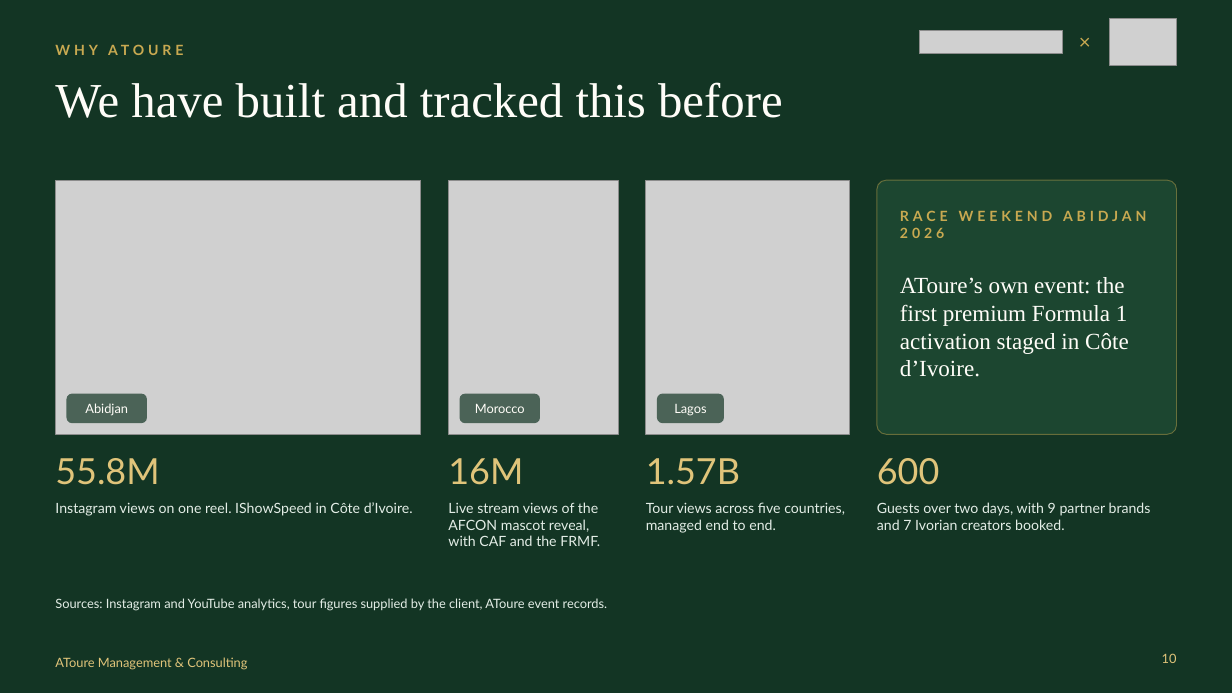
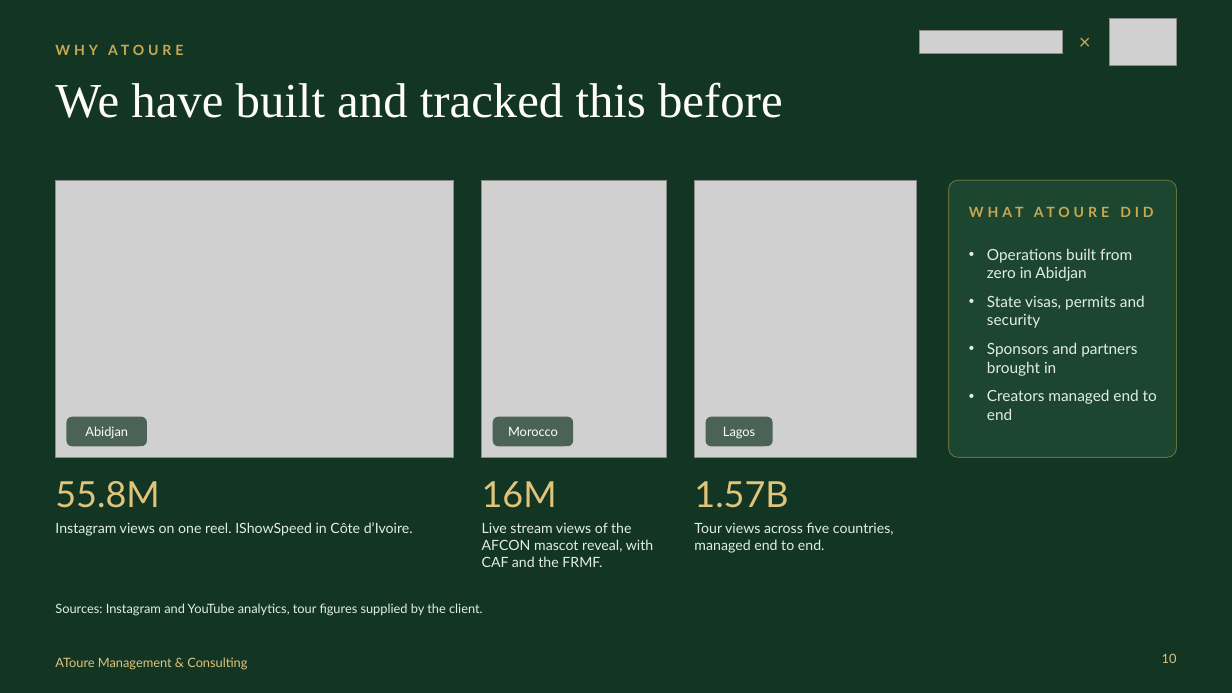
Before and after one commit to atoureconsulting/Mother-Africa, a slide deck: slide 10 of proposition-deck/AToure Mother Africa Festival Proposal.pptx. Drawn at 1232x693 pixels with LibreOffice and Linux fonts; fonts in the diff are those of the drawing; grey boxes stand for pictures; background and template pictures are left out. Boxes give left, top, right and bottom in pixels: in the first picture for what was removed or moved away, otherwise in the second. Text is boxed around its words. In the diff, an @@ line names an element or a change of style, - is before the commit and + after.

```diff
--- a/proposition-deck/AToure Mother Africa Festival Proposal.pptx
+++ b/proposition-deck/AToure Mother Africa Festival Proposal.pptx
@@ picture: place and size @@
-picture at (55, 180, 421, 434)
+picture at (55, 180, 454, 457)
@@ picture: place and size @@
-picture at (448, 180, 618, 434)
+picture at (482, 180, 666, 457)
@@ picture: place and size @@
-picture at (646, 180, 849, 434)
+picture at (695, 180, 917, 457)
@@ rounded rectangle: place and size @@
-rounded rectangle at (877, 180, 1177, 434)
+rounded rectangle at (949, 180, 1177, 457)
@@ rounded rectangle at (949, 180, 1177, 457): proportions changed @@
@@ text at (900, 210, 1146, 238): text changed @@
-RACE WEEKEND ABIDJAN 2026
+WHAT ATOURE DID
@@ text at (987, 248, 1157, 420): text changed; size 18 to 12 pt; font Times New Roman to Lato; text colour #FFFDF8 to #E3EDE6 @@
-AToure’s own event: the first premium Formula 1 activation staged in Côte d’Ivoire.
+• Operations built from zero in Abidjan
+• State visas, permits and security
+• Sponsors and partners brought in
+• Creators managed end to end
@@ text "Abidjan": place and size @@
-text "Abidjan" at (85, 403, 128, 416)
+text "Abidjan" at (85, 426, 128, 439)
@@ rounded rectangle: place and size @@
-rounded rectangle at (67, 394, 147, 423)
+rounded rectangle at (67, 417, 147, 446)
@@ text "Morocco": place and size @@
-text "Morocco" at (475, 404, 525, 413)
+text "Morocco" at (508, 427, 558, 436)
@@ rounded rectangle: place and size @@
-rounded rectangle at (459, 394, 540, 423)
+rounded rectangle at (493, 417, 573, 446)
@@ text "Lagos": place and size @@
-text "Lagos" at (674, 404, 706, 416)
+text "Lagos" at (723, 427, 755, 439)
@@ rounded rectangle: place and size @@
-rounded rectangle at (657, 394, 724, 423)
+rounded rectangle at (706, 417, 773, 446)
@@ text "55.8M": place and size @@
-text "55.8M" at (55, 458, 159, 485)
+text "55.8M" at (55, 481, 159, 508)
@@ text "16M": place and size @@
-text "16M" at (448, 458, 523, 485)
+text "16M" at (482, 481, 557, 508)
@@ text "1.57B": place and size @@
-text "1.57B" at (646, 458, 740, 485)
+text "1.57B" at (694, 481, 788, 508)
@@ text removed at (877, 458, 939, 485) @@
-600
@@ text removed at (877, 502, 1151, 530) @@
-Guests over two days, with 9 partner brands and 7 Ivorian creators booked.
@@ text "Instagram views on one reel. ...": place and size @@
-text "Instagram views on one reel. ..." at (55, 502, 413, 516)
+text "Instagram views on one reel. ..." at (55, 522, 413, 536)
@@ text "Live stream views of the ..." rewrapped from (448, 502, 600, 546) to (482, 522, 653, 567) @@
@@ text "Tour views across five countries, ...": place and size @@
-text "Tour views across five countries, ..." at (646, 502, 845, 533)
+text "Tour views across five countries, ..." at (694, 522, 894, 553)
@@ text at (55, 603, 483, 616): text changed @@
-Sources: Instagram and YouTube analytics, tour figures supplied by the client, AToure event records.
+Sources: Instagram and YouTube analytics, tour figures supplied by the client.
```
Also in this commit, not shown: 2 other slides changed, 4 other files.
